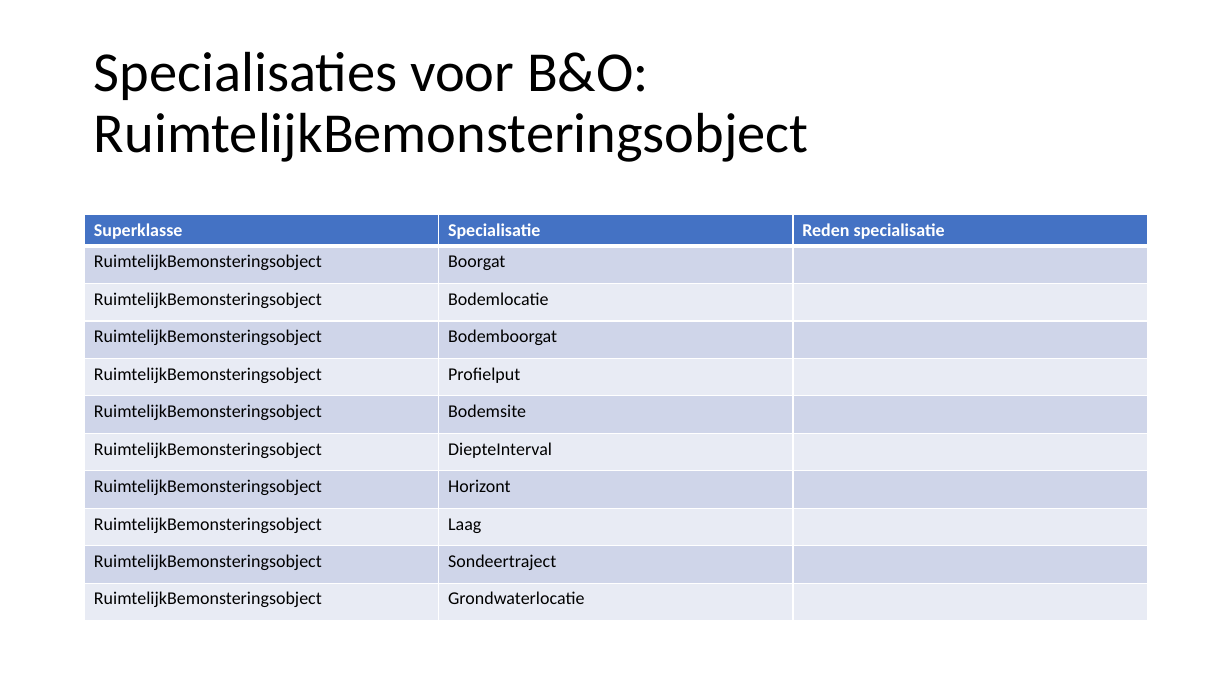
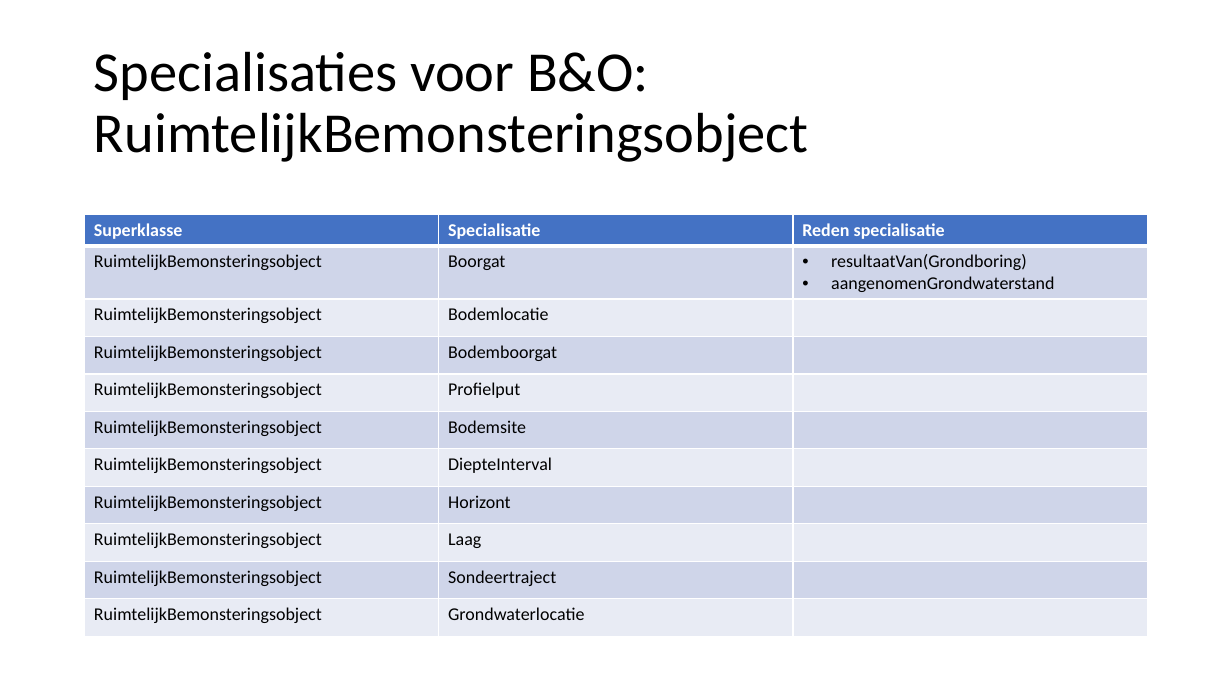
Before and after one commit to Informatievlaanderen/OSLOthema-bodemEnOndergrond, a slide deck: slide 22 of resources/consolidatie/WerkgroepConsolidatie20210531.pptx (slide 21 before the commit). Drawn at 1232x693 pixels with LibreOffice and Linux fonts; fonts in the diff are those of the drawing. Boxes give left, top, right and bottom in pixels: in the first picture for what was removed or moved away, otherwise in the second. Text is boxed around its words. In the diff, an @@ line names an element or a change of style, - is before the commit and + after.

```diff
--- a/resources/consolidatie/WerkgroepConsolidatie20210531.pptx
+++ b/resources/consolidatie/WerkgroepConsolidatie20210531.pptx
@@ table at [85, 215, 1147, 636] @@
-row 2, column 3: 
+row 2, column 3: resultaatVan(Grondboring) / aangenomenGrondwaterstand
```
Also in this commit, not shown: 8 other slides changed, 9 slides added, 2 slides removed.
